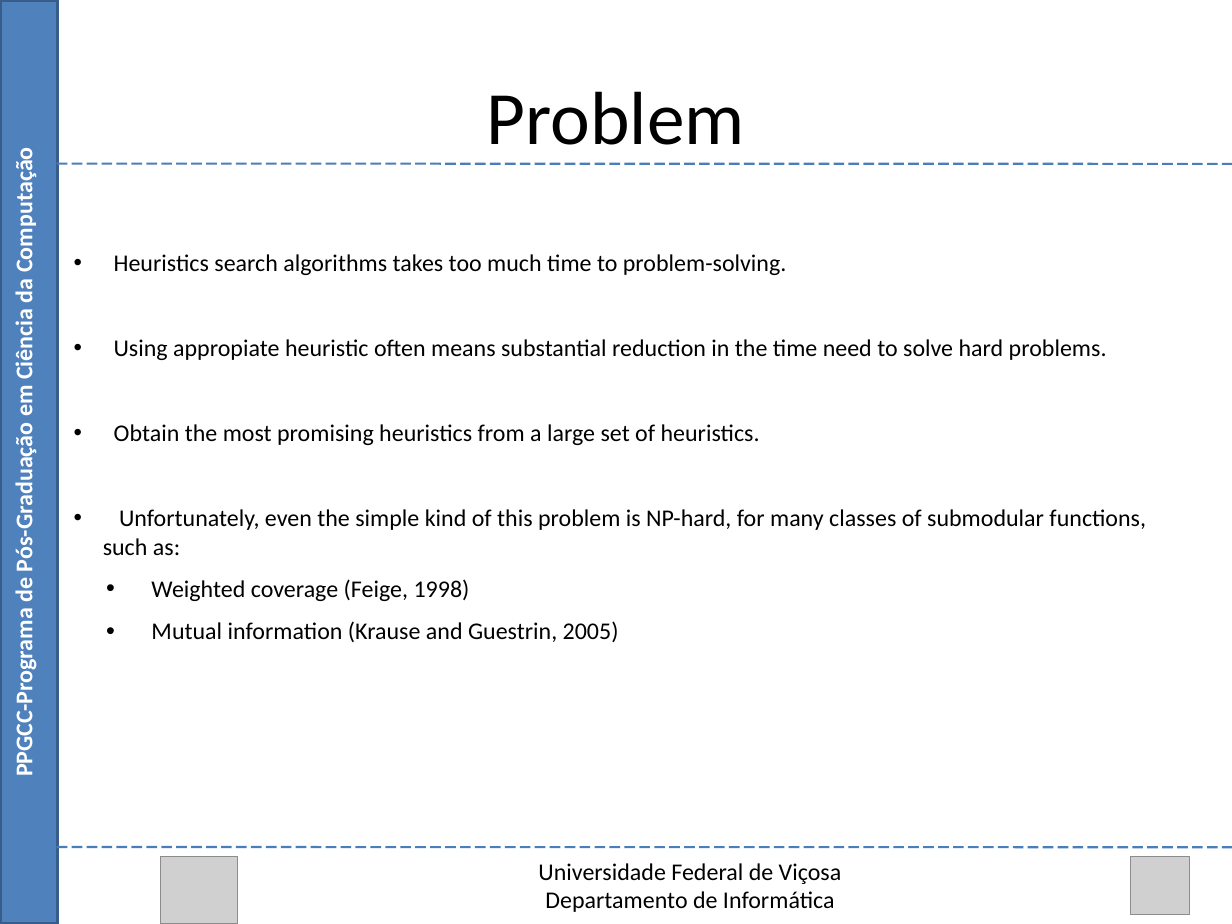
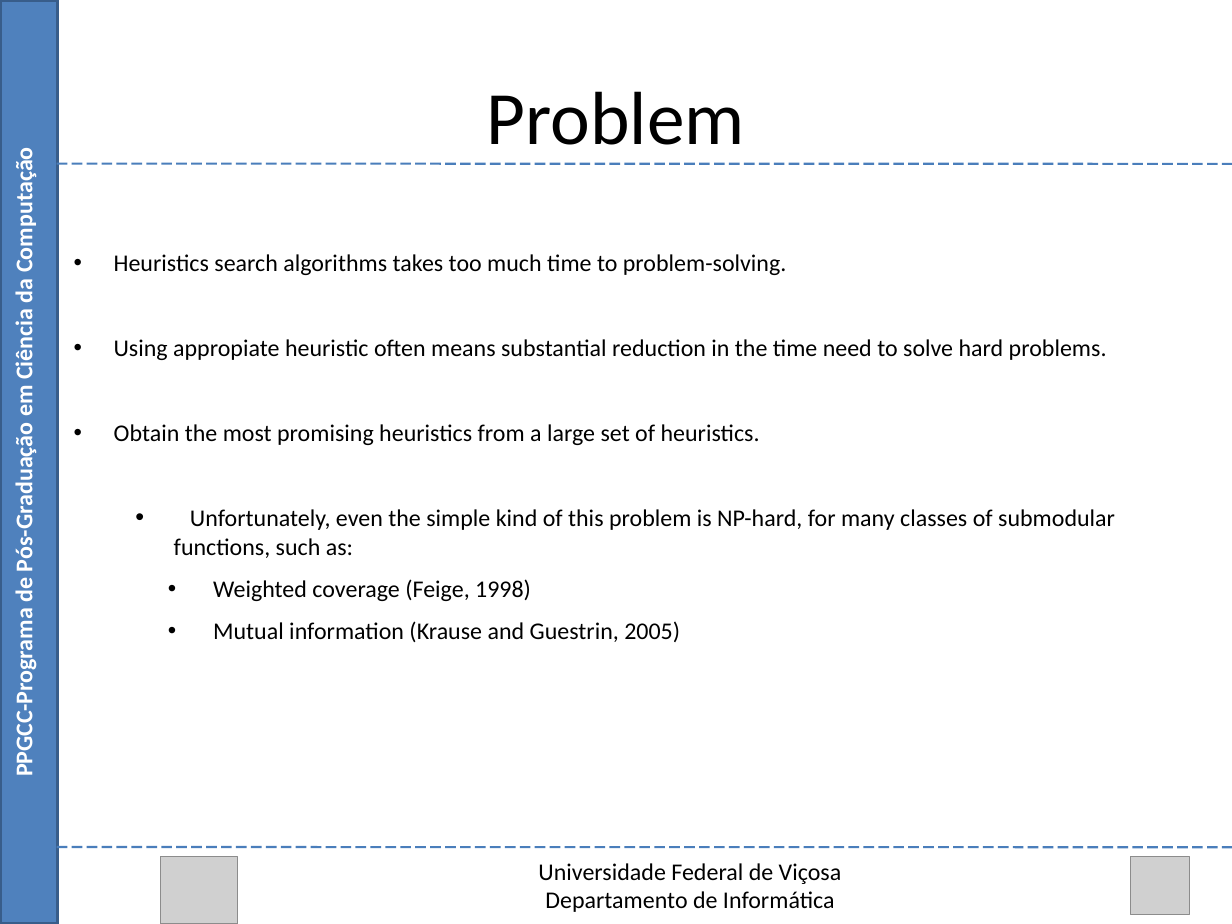
Before and after one commit to Marvinsky/research-marvin, a slide deck: slide 11 of latex/odp/selection heuristics.odp (slide 6 before the commit). Drawn at 1232x924 pixels with LibreOffice and Linux fonts; fonts in the diff are those of the drawing; grey boxes stand for pictures. Boxes give left, top, right and bottom in pixels: in the first picture for what was removed or moved away, otherwise in the second. Text is boxed around its words. In the diff, an @@ line names an element or a change of style, - is before the commit and + after.

```diff
--- a/latex/odp/selection heuristics.odp
+++ b/latex/odp/selection heuristics.odp
@@ text at [174,509,1115,642]: list level 1 to 2 in "Unfortunately, even the simple kind ..."; list level 2 to 3 in "Weighted coverage (Feige, 1998)"; list level 2 to 3 in "Mutual information (Krause and Guestrin, ..." @@
```
Also in this commit, not shown: 6 other slides changed, 6 slides added, 1 other file.
